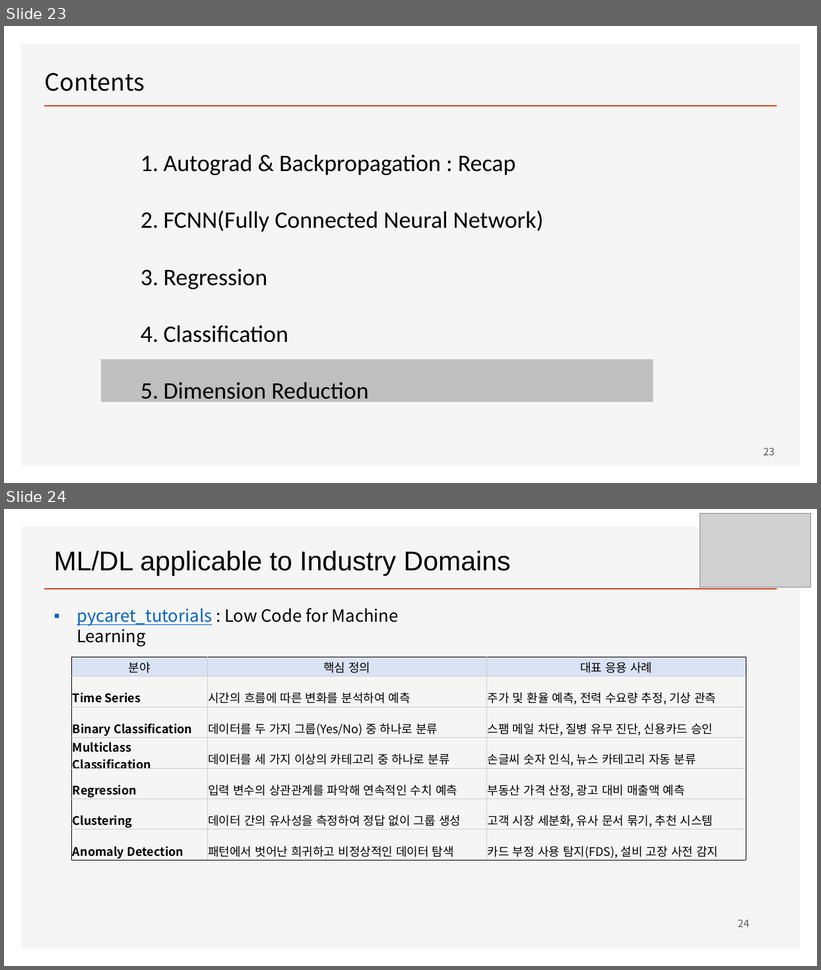
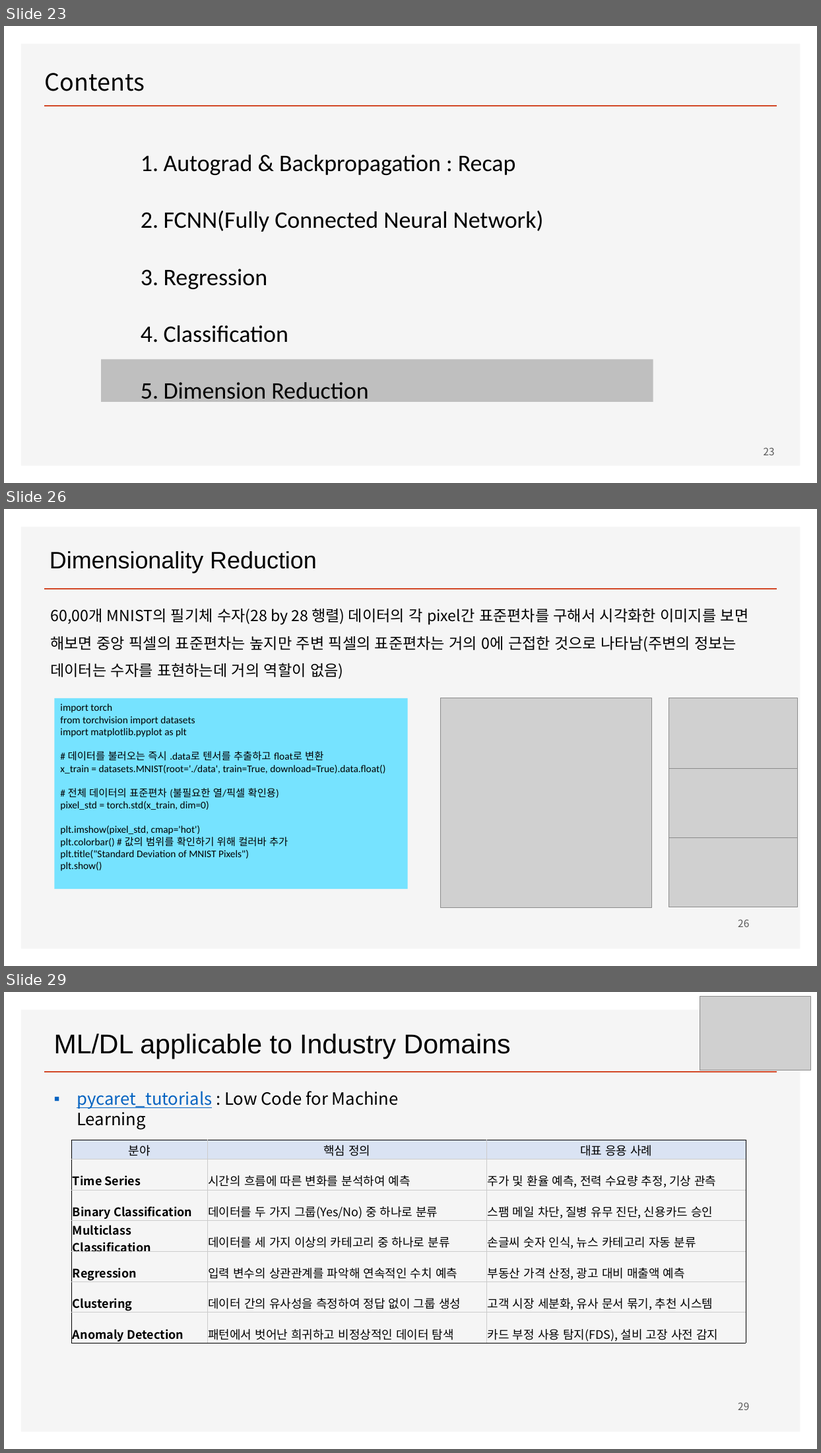
Before and after one commit to ancestor9/mathematics-for-machine-learning, a slide deck: Linear_Algebra/w6_Deep Learning.pptx. Shown one above the other, each under a label of ours: slides 23 and 24 before the commit, slides 23, 26 and 29 after it; the slides between them are not shown. The pictures are 821x970 and 821x1453 pixels, drawn with LibreOffice and Linux fonts; fonts in the diff are those of the drawing; grey boxes stand for pictures; background and template pictures are left out. Boxes give left, top, right and bottom in pixels: in the first picture for what was removed or moved away, otherwise in the second. Text is boxed around its words. In the diff, an @@ line names an element or a change of style, - is before the commit and + after.

```diff
--- a/Linear_Algebra/w6_Deep Learning.pptx
+++ b/Linear_Algebra/w6_Deep Learning.pptx
@@ slide 26 added at [4, 509, 817, 966], background #FFFFFF; not listed: 2 template elements that a slide beside it also shows @@
@@ text added at [50, 551, 317, 573], 28 pt, text #000000 @@
+Dimensionality Reduction
@@ text added at [50, 609, 749, 679], 18 pt, text #000000 @@
+60,00개 MNIST의 필기체 수자(28 by 28 행렬) 데이터의 각 pixel간 표준편차를 구해서 시각화한 이미지를 보면 해보면 중앙 픽셀의 표준편차는 높지만 주변 픽셀의 표준편차는 거의 0에 근접한 것으로 나타남(주변의 정보는 데이터는 수자를 표현하는데 거의 역할이 없음)
@@ rectangle added at [55, 698, 408, 889], fill #76E3FF, 12 pt, text #000000 @@
+import torch
+from torchvision import datasets
+import matplotlib.pyplot as plt
+# 데이터를 불러오는 즉시 .data로 텐서를 추출하고 float로 변환
+x_train = datasets.MNIST(root='./data', train=True, download=True).data.float()
+# 전체 데이터의 표준편차 (불필요한 열/픽셀 확인용)
+pixel_std = torch.std(x_train, dim=0)
+plt.imshow(pixel_std, cmap='hot')
+plt.colorbar() # 값의 범위를 확인하기 위해 컬러바 추가
+plt.title("Standard Deviation of MNIST Pixels")
+plt.show()
@@ picture added at [440, 698, 652, 908] @@
@@ picture added at [669, 698, 798, 769] @@
@@ picture added at [669, 769, 797, 838] @@
@@ picture added at [669, 838, 797, 908] @@
@@ page number added at [738, 920, 749, 927], 12 pt, text #595959 @@
+26
@@ what was slide 24 is now slide 29 @@
@@ page number at [738, 1403, 749, 1410]: text changed @@
-24
+29
```
Also in this commit, not shown: 4 other slides added.
